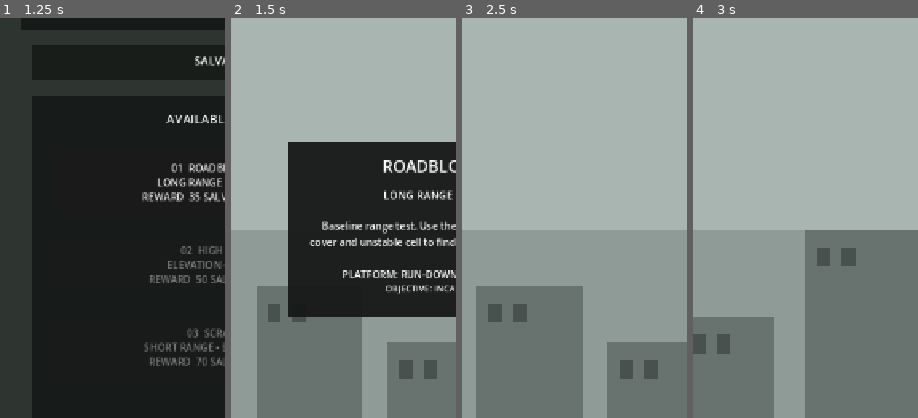
Above: before the commit, frames 1-4 (left to right).
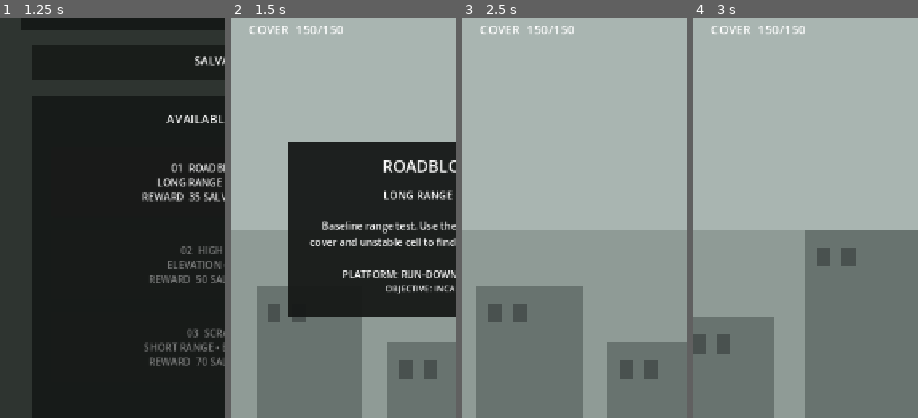
Above: after the commit, the same moments.

Repository: phantompixel-developer/FortKnocks
Game: Godot game, scene res://game/core/app.tscn
The game is run twice, just before and just after one commit, with the same random seed, the same clock (stepped at 60 frames per second) and the same inputs.
Inputs (mouse positions are % of the whole screen's width and height, from its top left):
- Up to frame 1 (1.25 s): click "COMMAND BOARD CHOOSE THE NEXT…" at 0.5 s
- Up to frame 2 (1.5 s): click "01 ROADBLOCK TRIAL LONG RANGE…" at 1.25 s
- Up to frame 3 (2.5 s): tap Enter at 2 s; move the mouse to (72, 45) at 2.02 s; click (72, 45) at 2.17 s
- Up to frame 4 (3 s): drag from (30, 55) to (45, 70) at 2.77 s
The pictures show only the part of the screen within x 0-50%, y 10-60%; the shares and areas given below are measured in that part.

Frame 1 is identical in both runs. In frame 2, 0.4% of the frame differs, in the area x 8-50%, y 2-4%; in frame 3, 0.4%; in frame 4, 0.4%.

Commit message:
ux: show equipped platform cover durability in battle

Diff:
--- a/game/battle/battle_controller.gd
+++ b/game/battle/battle_controller.gd
@@ -145,6 +145,7 @@
 	_missions = EncounterCatalogScript.all()
 	player.health_changed.connect(_on_health_changed)
 	enemy.health_changed.connect(_on_health_changed)
+	player_cover.health_changed.connect(_on_health_changed)
 	power_cell.discharged.connect(_on_power_cell_discharged)
 	inspect_button.pressed.connect(_inspect_enemy)
 	scrap_bolt_button.pressed.connect(func() -> void: _select_weapon(ScrapBolt as WeaponDefinition))
@@ -994,8 +995,13 @@
 	_update_hud()
 
 func _update_hud() -> void:
-	health_label.text = "YOU  %d/100" % player.health
-	enemy_health_label.text = "ENEMY  %d/100" % enemy.health
+	health_label.text = "YOU  %d/%d\nCOVER  %d/%d" % [
+		player.health,
+		player.max_health,
+		player_cover.health,
+		player_cover.max_health,
+	]
+	enemy_health_label.text = "ENEMY  %d/%d" % [enemy.health, enemy.max_health]
 	if enemy_locator_label.visible:
 		_update_enemy_locator()
 	if target_card.visible:
